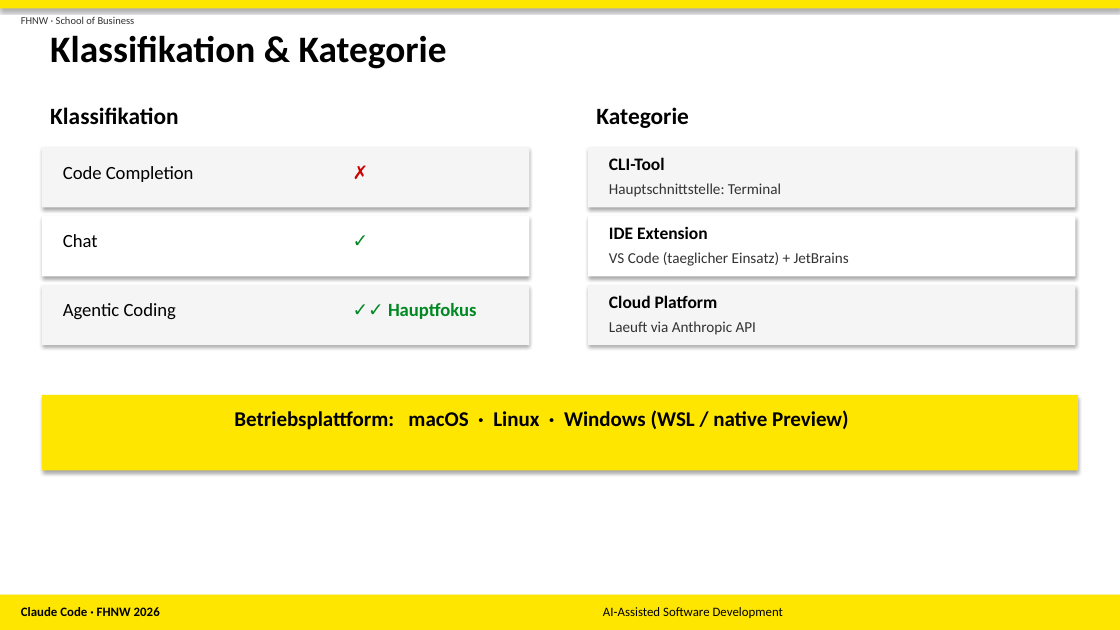
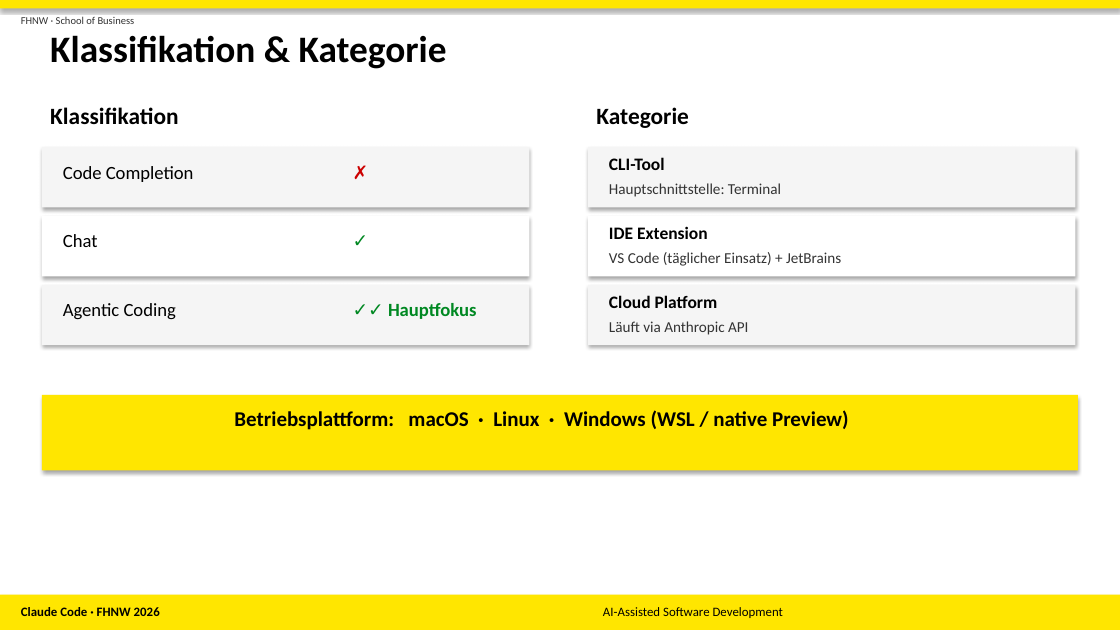
Before and after one commit to SheylaSam/AIASD, a slide deck: slide 3 of Claude_Code_Pitch.pptx. Drawn at 1120x630 pixels with LibreOffice and Linux fonts; fonts in the diff are those of the drawing. Boxes give left, top, right and bottom in pixels: in the first picture for what was removed or moved away, otherwise in the second. Text is boxed around its words. In the diff, an @@ line names an element or a change of style, - is before the commit and + after.

```diff
--- a/Claude_Code_Pitch.pptx
+++ b/Claude_Code_Pitch.pptx
@@ text at (609, 252, 841, 266): text changed @@
-VS Code (taeglicher Einsatz) + JetBrains
+VS Code (täglicher Einsatz) + JetBrains
@@ text at (609, 321, 748, 335): text changed @@
-Laeuft via Anthropic API
+Läuft via Anthropic API
```
Also in this commit, not shown: 4 other slides changed.
